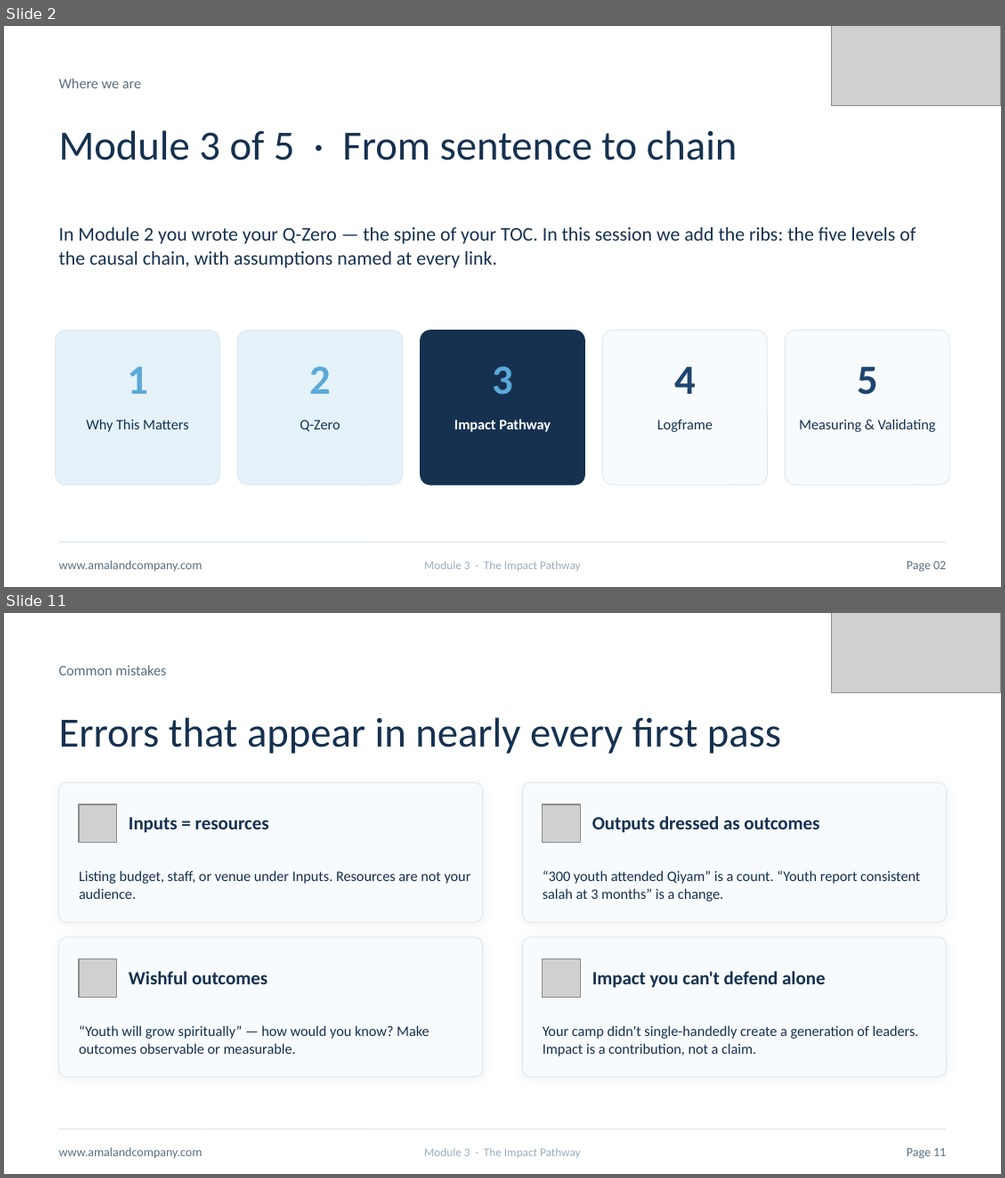
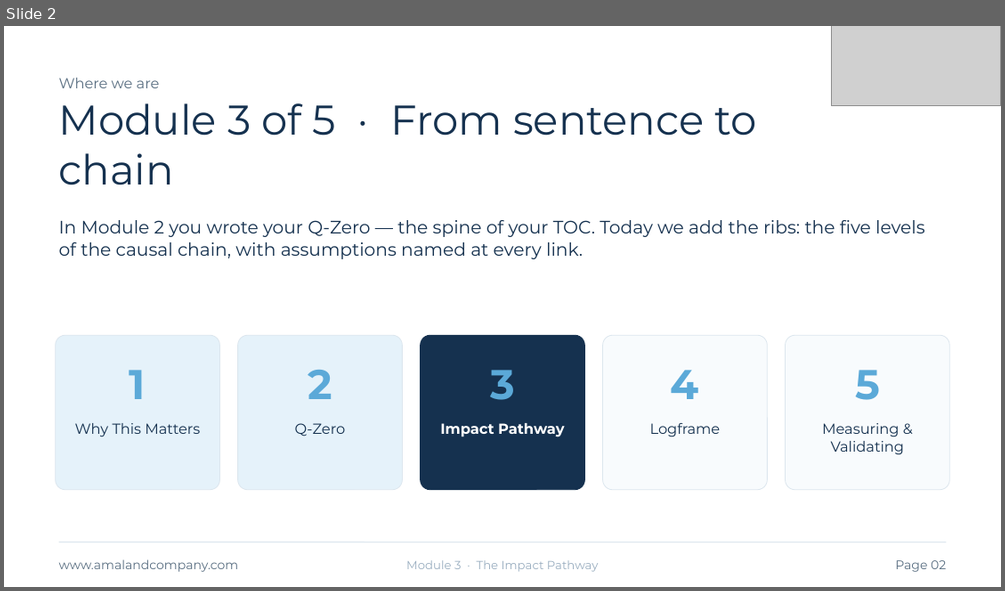
Before and after one commit to gihan-oss/TOCProgram, a slide deck: public/slides/module-3-impact-pathway.pptx. Shown one above the other, each under a label of ours: slides 2 and 11 before the commit, slide 2 after it; the slides between them are not shown. The pictures are 1005x1178 and 1005x591 pixels, drawn with LibreOffice and Linux fonts; fonts in the diff are those of the drawing; grey boxes stand for pictures. Boxes give left, top, right and bottom in pixels: in the first picture for what was removed or moved away, otherwise in the second. Text is boxed around its words. In the diff, an @@ line names an element or a change of style, - is before the commit and + after.

```diff
--- a/public/slides/module-3-impact-pathway.pptx
+++ b/public/slides/module-3-impact-pathway.pptx
@@ slide 11 removed at (4,613,1001,1174), background #FFFFFF @@
@@ picture removed at (832,613,1001,693) @@
@@ text removed at (59,665,166,675) @@
-Common mistakes
@@ text removed at (59,717,781,754) @@
-Errors that appear in nearly every first pass
@@ rounded rectangle removed at (59,782,483,922) @@
@@ rounded rectangle removed at (522,782,946,922) @@
@@ picture removed at (79,804,117,843) @@
@@ text removed at (129,817,269,833) @@
-Inputs = resources
@@ picture removed at (542,804,580,843) @@
@@ text removed at (592,816,819,833) @@
-Outputs dressed as outcomes
@@ text removed at (79,870,471,899) @@
-Listing budget, staff, or venue under Inputs. Resources are not your audience.
@@ text removed at (542,870,920,901) @@
-“300 youth attended Qiyam” is a count. “Youth report consistent salah at 3 months” is a change.
@@ rounded rectangle removed at (59,937,483,1077) @@
@@ picture removed at (79,959,117,997) @@
@@ rounded rectangle removed at (522,937,946,1077) @@
@@ picture removed at (542,959,580,997) @@
@@ text removed at (129,971,267,984) @@
-Wishful outcomes
@@ text removed at (592,971,825,988) @@
-Impact you can't defend alone
@@ text removed at (79,1025,429,1054) @@
-“Youth will grow spiritually” — how would you know? Make outcomes observable or measurable.
@@ text removed at (542,1025,919,1056) @@
-Your camp didn't single-handedly create a generation of leaders. Impact is a contribution, not a claim.
@@ line removed from (59, 1128) to (946, 1128) @@
@@ text removed at (59,1147,202,1159) @@
-www.amalandcompany.com
@@ text removed at (424,1148,581,1158) @@
-Module 3 · The Impact Pathway
@@ text removed at (906,1148,946,1159) @@
-Page 11
@@ slide 2 changed as well @@
@@ text at (59,220,925,259): text changed; size 14 to 13 pt; font Calibri to Montserrat @@
-In Module 2 you wrote your Q-Zero — the spine of your TOC. In this session we add the ribs: the five levels of the causal chain, with assumptions named at every link.
+In Module 2 you wrote your Q-Zero — the spine of your TOC. Today we add the ribs: the five levels of the causal chain, with assumptions named at every link.
@@ 5 rounded rectangles: place and size @@
-5 rounded rectangles at (56,330,949,484)
+5 rounded rectangles at (56,335,949,490)
@@ text "4" at (671,370,699,399): font Calibri to Montserrat, text colour #1F4570 to #5BA9D8 @@
@@ text "5" at (855,370,880,400): font Calibri to Montserrat, text colour #1F4570 to #5BA9D8 @@
@@ font Calibri to Montserrat in 13 elements at (59,78,160,88), (59,103,757,185), (59,559,239,572), (406,560,599,572), (895,560,946,572), (129,370,146,399), (75,423,200,436), (307,370,332,399), (295,423,346,436), (490,370,515,400), (822,423,904,455), (440,423,564,437), (650,423,720,437) @@
```
Also in this commit, not shown: 12 other slides changed, 11 slides added, 1 other slide removed.
